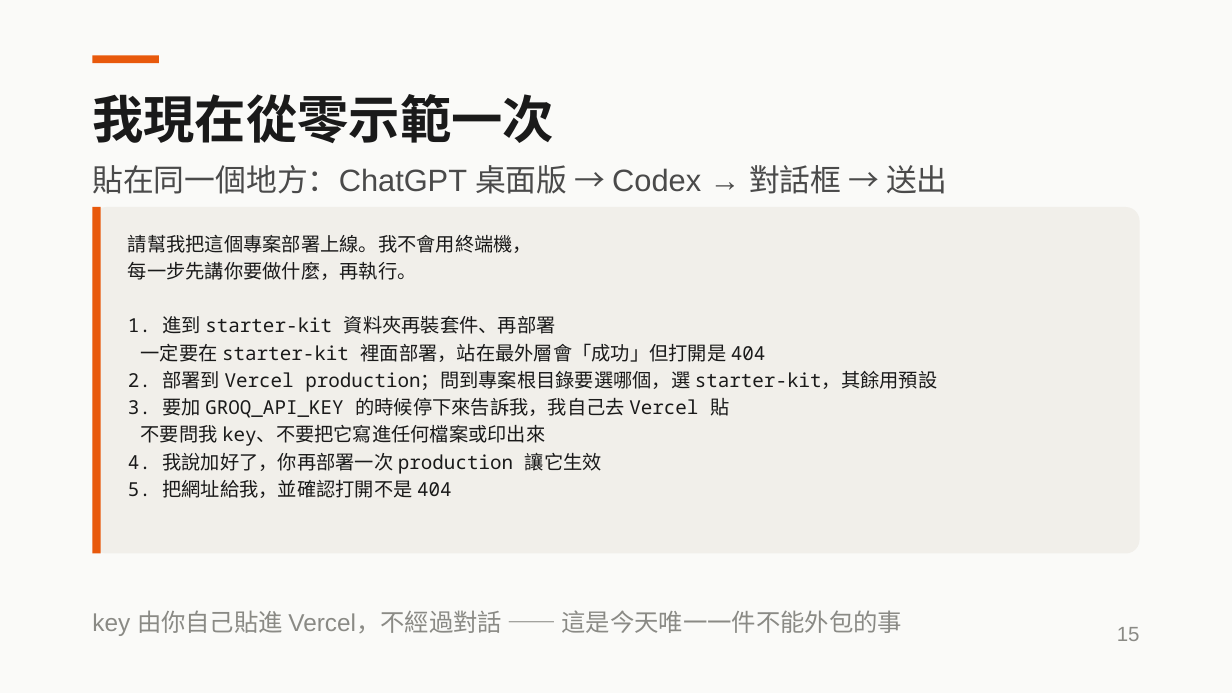
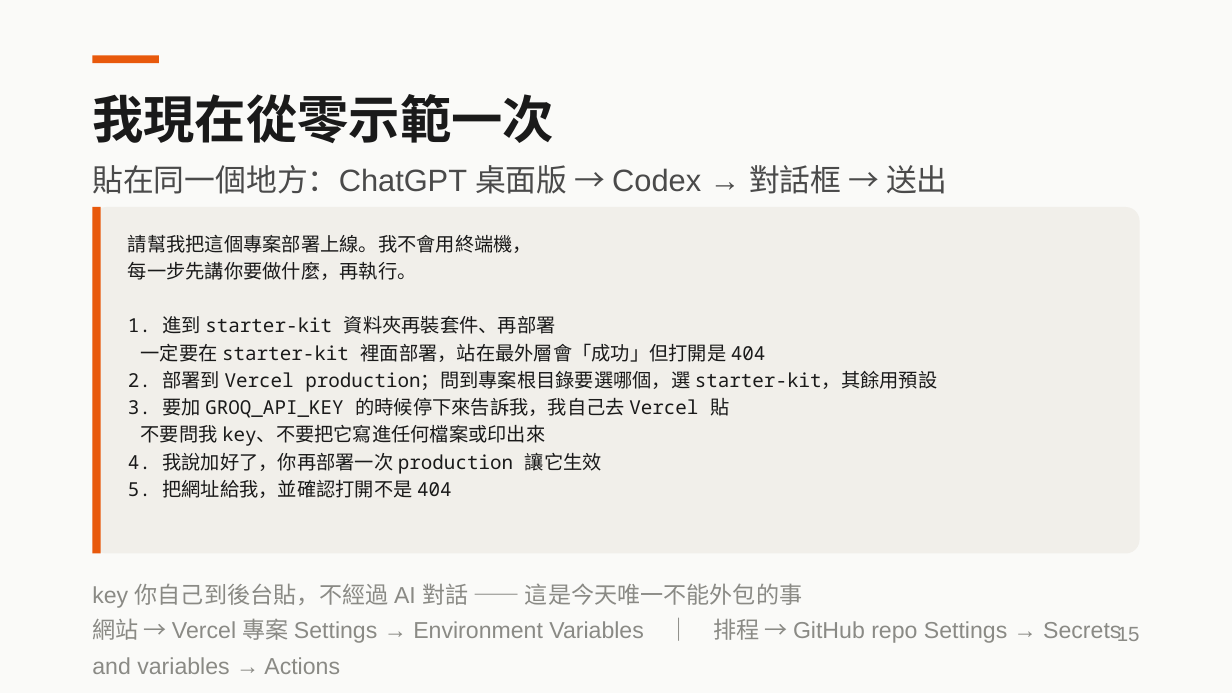
Before and after one commit to young-ai-courses/ai-agent-workshop, a slide deck: slide 15 of slides/2026-08-13-第二堂-做一個自己的AI-Agent.pptx. Drawn at 1232x693 pixels with LibreOffice and Linux fonts; fonts in the diff are those of the drawing. Boxes give left, top, right and bottom in pixels: in the first picture for what was removed or moved away, otherwise in the second. Text is boxed around its words. In the diff, an @@ line names an element or a change of style, - is before the commit and + after.

Commit message:
docs(lesson2): the key goes in a backend the student opens — Vercel env or GitHub Secrets

```diff
--- a/slides/2026-08-13-第二堂-做一個自己的AI-Agent.pptx
+++ b/slides/2026-08-13-第二堂-做一個自己的AI-Agent.pptx
@@ text at (x1=92, y1=583, x2=1121, y2=643): text changed; size 19 to 18 pt @@
-key 由你自己貼進 Vercel，不經過對話 —— 這是今天唯一一件不能外包的事
+key 你自己到後台貼，不經過 AI 對話 —— 這是今天唯一不能外包的事
+網站 → Vercel 專案 Settings → Environment Variables ｜ 排程 → GitHub repo Settings → Secrets and variables → Actions
```
Also in this commit, not shown: 3 other files.
